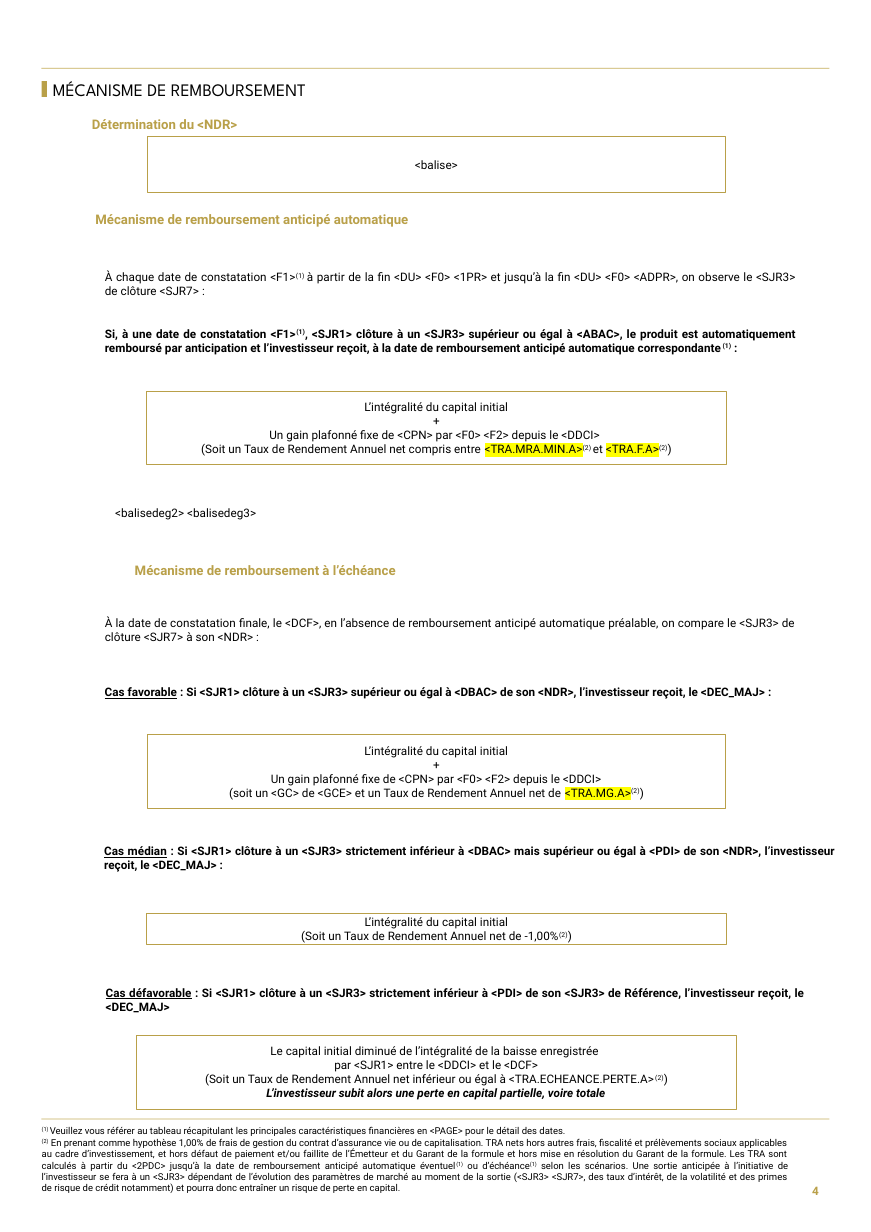
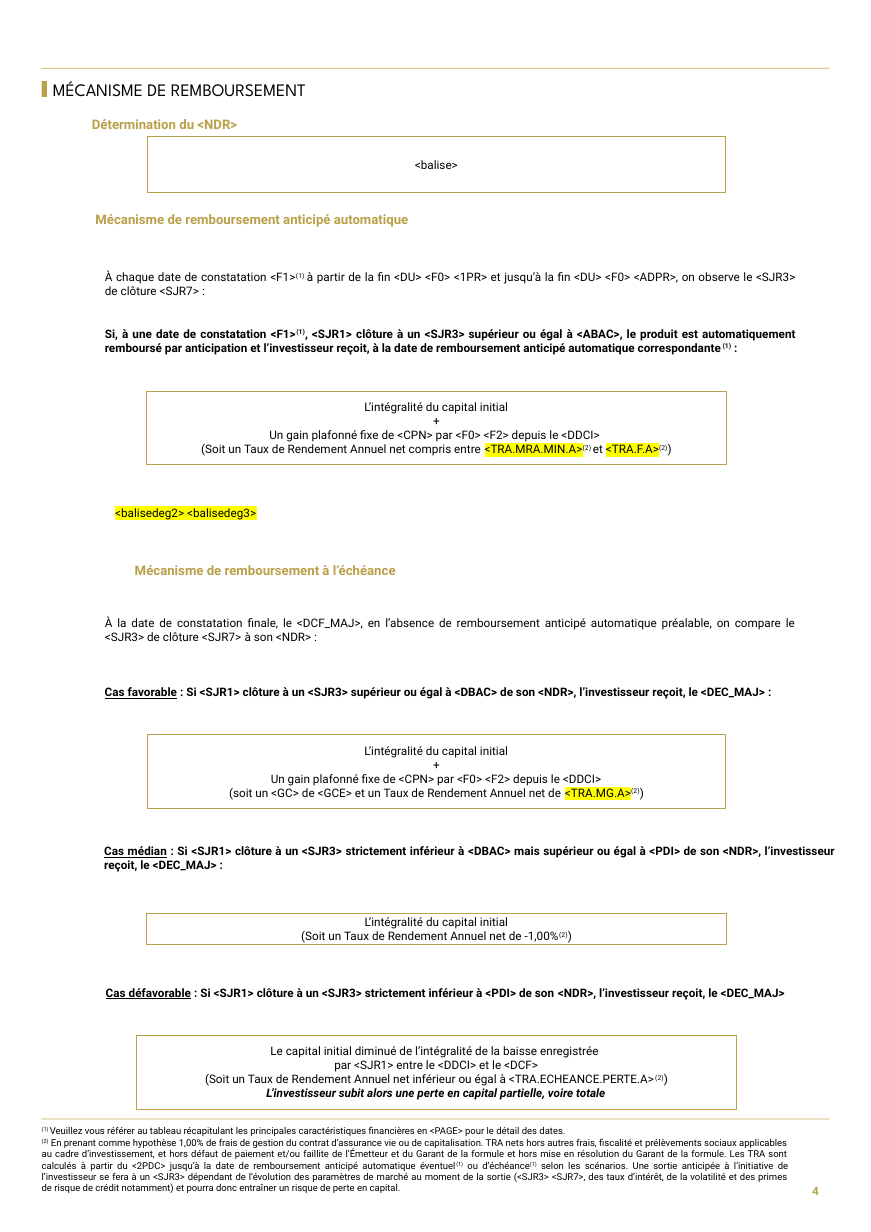
Before and after one commit to guillaumejacquin/equitim-project2, a slide deck: slide 4 of Templates/crédit suisse.pptx. Drawn at 871x1232 pixels with LibreOffice and Linux fonts; fonts in the diff are those of the drawing; background and template pictures are left out. Boxes give left, top, right and bottom in pixels: in the first picture for what was removed or moved away, otherwise in the second. Text is boxed around its words. In the diff, an @@ line names an element or a change of style, - is before the commit and + after.

```diff
--- a/Templates/crédit suisse.pptx
+++ b/Templates/crédit suisse.pptx
@@ text "<balisedeg2> <balisedeg3>" at <box>115,508,256,520</box>: highlight none to #FFFF00 @@
@@ text at <box>105,616,795,641</box>: text changed @@
-À la date de constatation finale, le <DCF>, en l’absence de remboursement anticipé automatique préalable, on compare le <SJR3> de clôture <SJR7> à son <NDR> :
+À la date de constatation finale, le <DCF_MAJ>, en l’absence de remboursement anticipé automatique préalable, on compare le <SJR3> de clôture <SJR7> à son <NDR> :
@@ text at <box>106,988,785,1000</box>: text changed @@
-Cas défavorable : Si <SJR1> clôture à un <SJR3> strictement inférieur à <PDI> de son <SJR3> de Référence, l’investisseur reçoit, le <DEC_MAJ>
+Cas défavorable : Si <SJR1> clôture à un <SJR3> strictement inférieur à <PDI> de son <NDR>, l’investisseur reçoit, le <DEC_MAJ>
```
Also in this commit, not shown: 7 other slides changed, 1 slide added, 1 slide removed, 12 other files.
